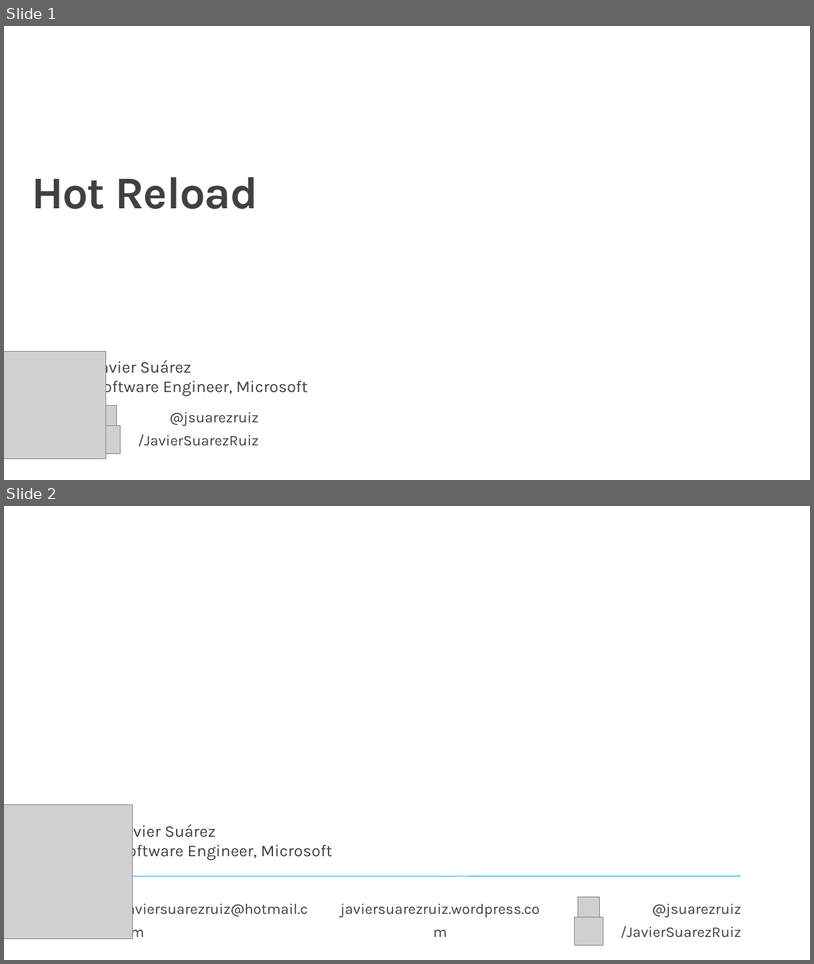
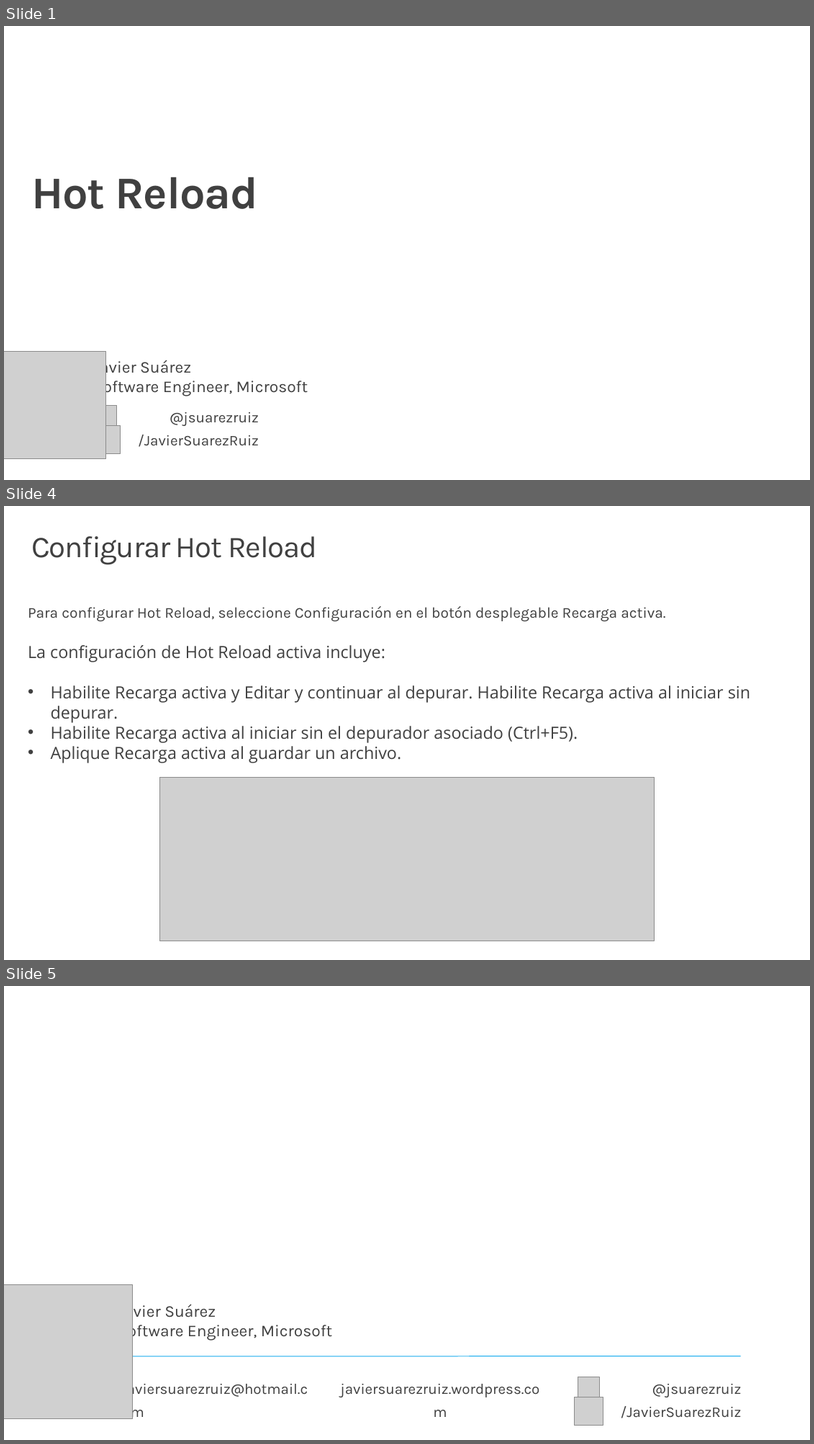
Before and after one commit to jsuarezruiz/taller-dotnet-maui, a slide deck: Bloque 3 - Creación de primera App/Taller11 - Hot Reload.pptx. Shown one above the other, each under a label of ours: slides 1 and 2 before the commit, slides 1, 4 and 5 after it; the slides between them are not shown. The pictures are 814x964 and 814x1444 pixels, drawn with LibreOffice and Linux fonts; fonts in the diff are those of the drawing; grey boxes stand for pictures; background and template pictures are left out. Boxes give left, top, right and bottom in pixels: in the first picture for what was removed or moved away, otherwise in the second. Text is boxed around its words. In the diff, an @@ line names an element or a change of style, - is before the commit and + after.

Commit message:
Updated slides

```diff
--- a/Bloque 3 - Creación de primera App/Taller11 - Hot Reload.pptx
+++ b/Bloque 3 - Creación de primera App/Taller11 - Hot Reload.pptx
@@ slide 4 added at [4, 506, 810, 960], background #FFFFFF @@
@@ title added at [31, 536, 317, 565], 36 pt, text #404040 @@
+Configurar Hot Reload
@@ text added at [28, 606, 751, 763], 20 pt, text #404040 @@
+Para configurar Hot Reload, seleccione Configuración en el botón desplegable Recarga activa.
+La configuración de Hot Reload activa incluye:
+• Habilite Recarga activa y Editar y continuar al depurar. Habilite Recarga activa al iniciar sin depurar.
+• Habilite Recarga activa al iniciar sin el depurador asociado (Ctrl+F5).
+• Aplique Recarga activa al guardar un archivo.
@@ picture added at [160, 777, 655, 941] @@
@@ what was slide 2 is now slide 5 @@
```
Also in this commit, not shown: 2 other slides added.
